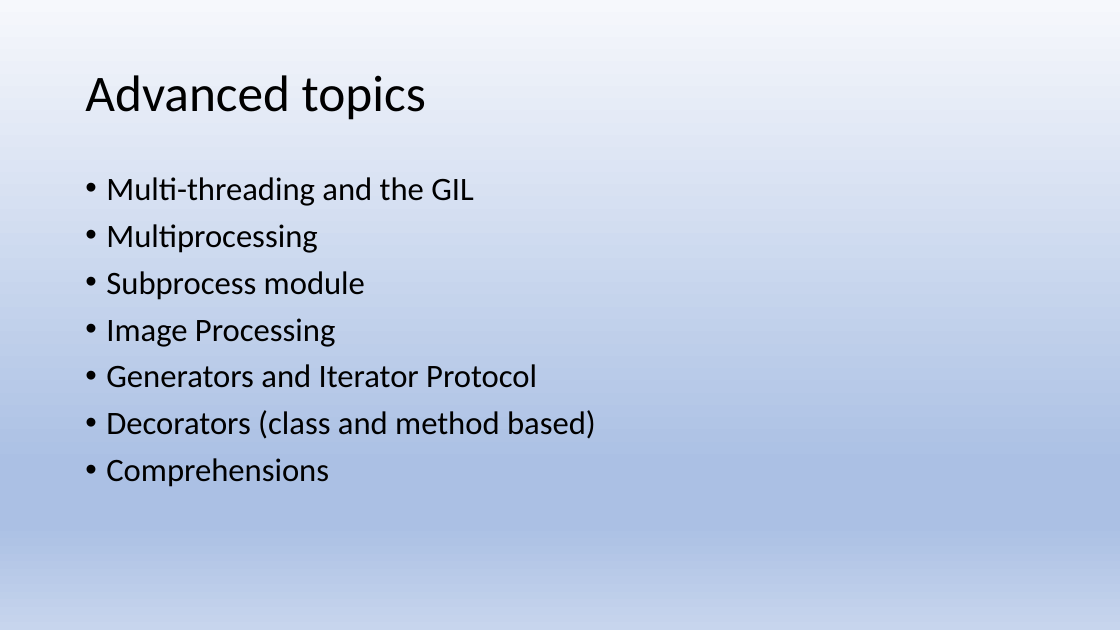
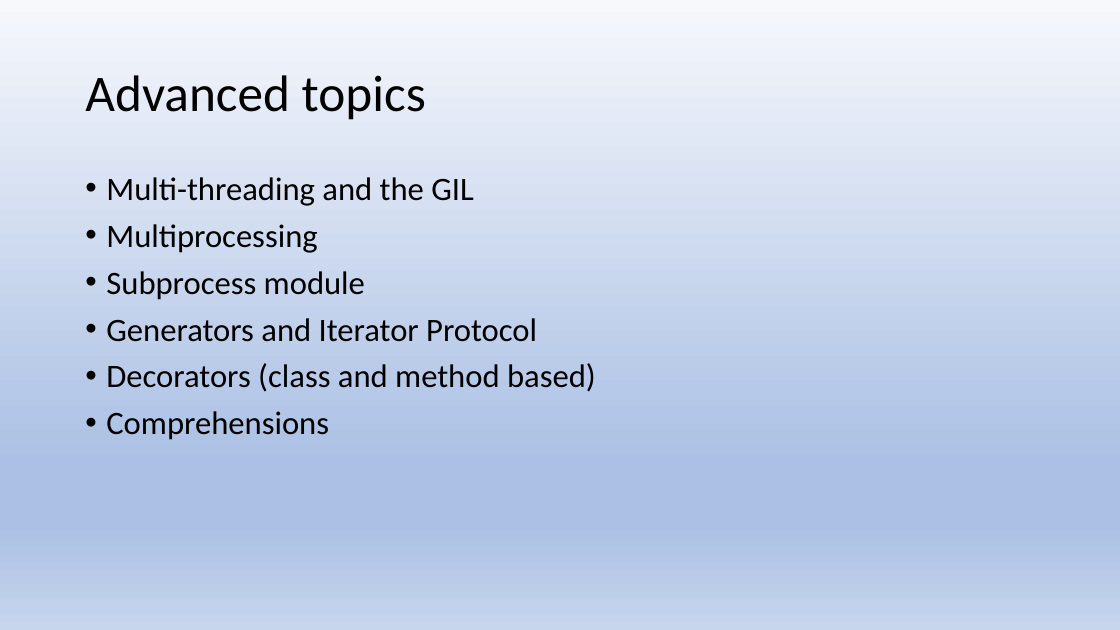
Before and after one commit to scaperex/python_workshop_intermediate, a slide deck: slide 23 of Advanced Python workshop.pptx (slide 21 before the commit). Drawn at 1120x630 pixels with LibreOffice and Linux fonts; fonts in the diff are those of the drawing. Boxes give left, top, right and bottom in pixels: in the first picture for what was removed or moved away, otherwise in the second. Text is boxed around its words. In the diff, an @@ line names an element or a change of style, - is before the commit and + after.

```diff
--- a/Advanced Python workshop.pptx
+++ b/Advanced Python workshop.pptx
@@ text at (x1=106, y1=318, x2=335, y2=347): paragraph removed @@
-• Image Processing
```
Also in this commit, not shown: 5 other slides changed, 3 slides added, 1 other file.
